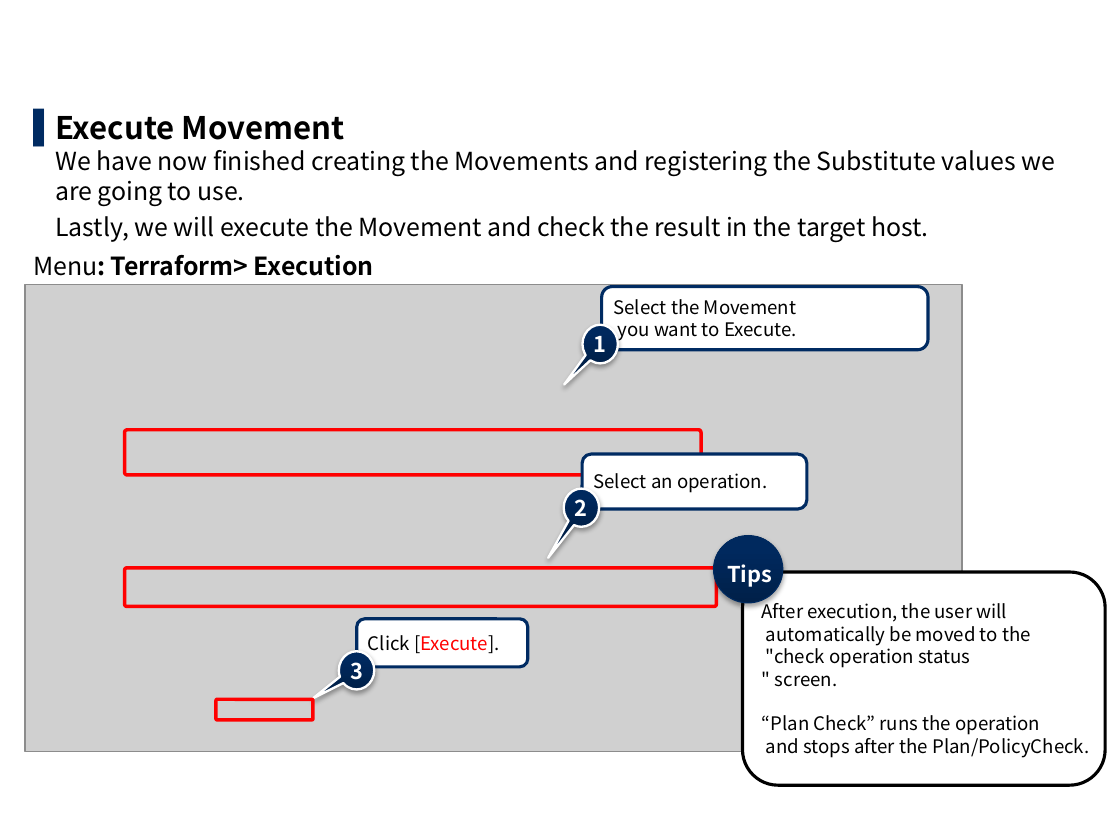
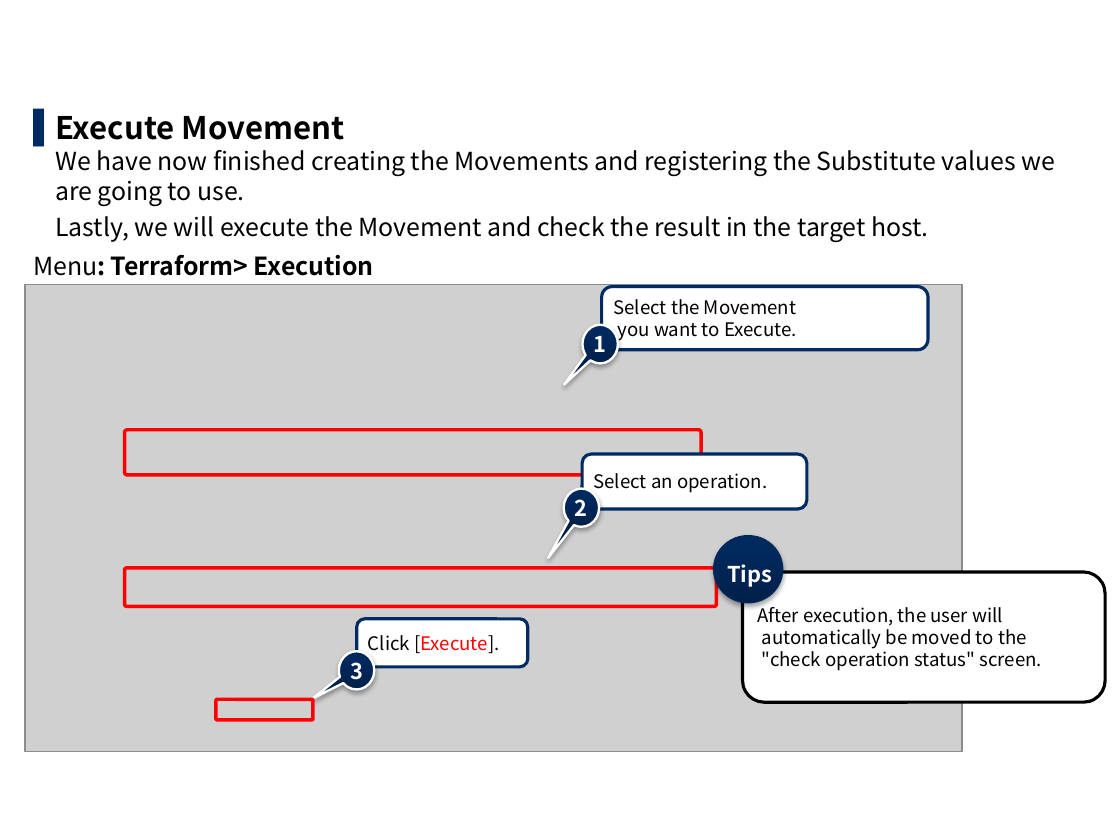
Before and after one commit to exastro-suite/it-automation-docs, a slide deck: slide 39 of asset/Learn/ITA-Terraform-driver-practice_en.pptx (slide 30 before the commit). Drawn at 1120x840 pixels with LibreOffice and Linux fonts; fonts in the diff are those of the drawing; grey boxes stand for pictures; background and template pictures are left out. Boxes give left, top, right and bottom in pixels: in the first picture for what was removed or moved away, otherwise in the second. Text is boxed around its words. In the diff, an @@ line names an element or a change of style, - is before the commit and + after.

```diff
--- a/asset/Learn/ITA-Terraform-driver-practice_en.pptx
+++ b/asset/Learn/ITA-Terraform-driver-practice_en.pptx
@@ rounded rectangle "After execution, the user will ...": place and size @@
-rounded rectangle "After execution, the user will ..." at bbox=[743, 572, 1105, 785]
+rounded rectangle "After execution, the user will ..." at bbox=[743, 572, 1105, 702]
@@ text in rounded rectangle at bbox=[758, 602, 1042, 671]: text changed @@
-After execution, the user will
-automatically be moved to the
-"check operation status
-" screen.
-“Plan Check” runs the operation
-and stops after the Plan/PolicyCheck.
+After execution, the user will
+automatically be moved to the
+"check operation status" screen.
```
Also in this commit, not shown: 11 other slides changed, 9 slides added, 30 other files.
